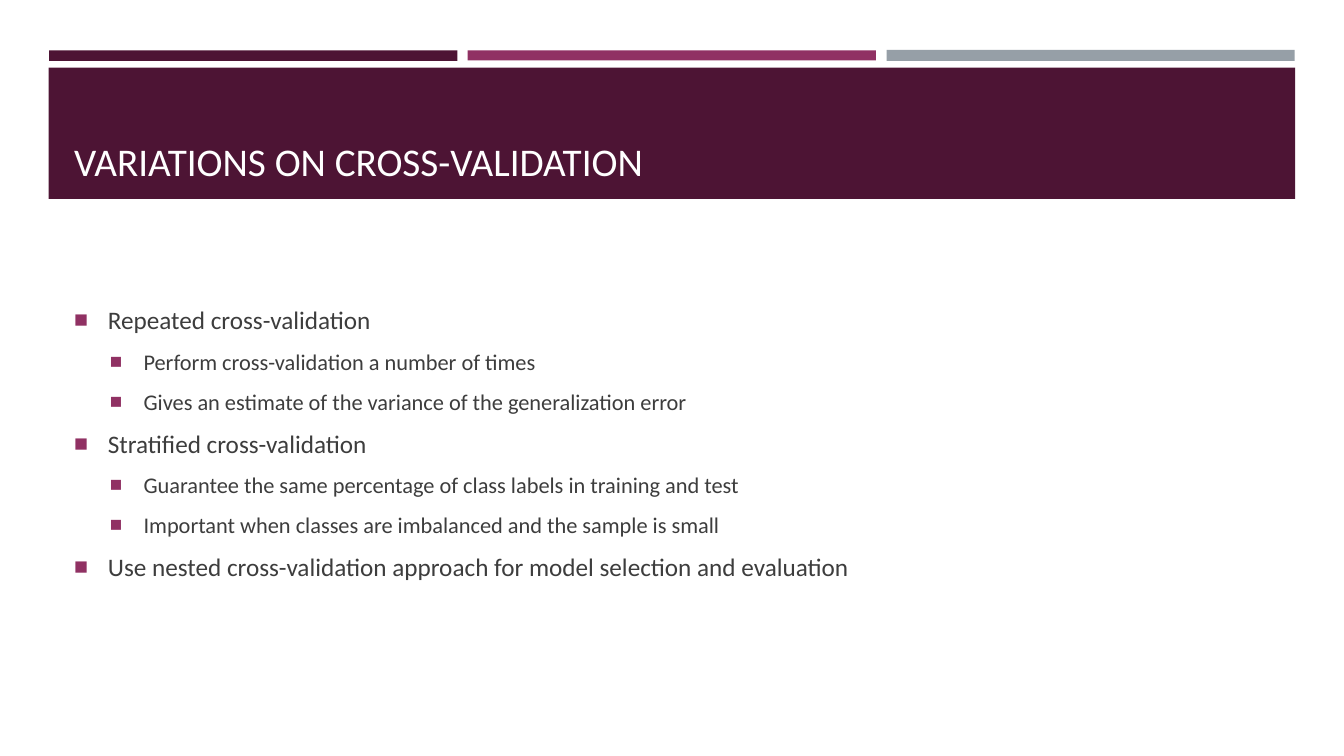
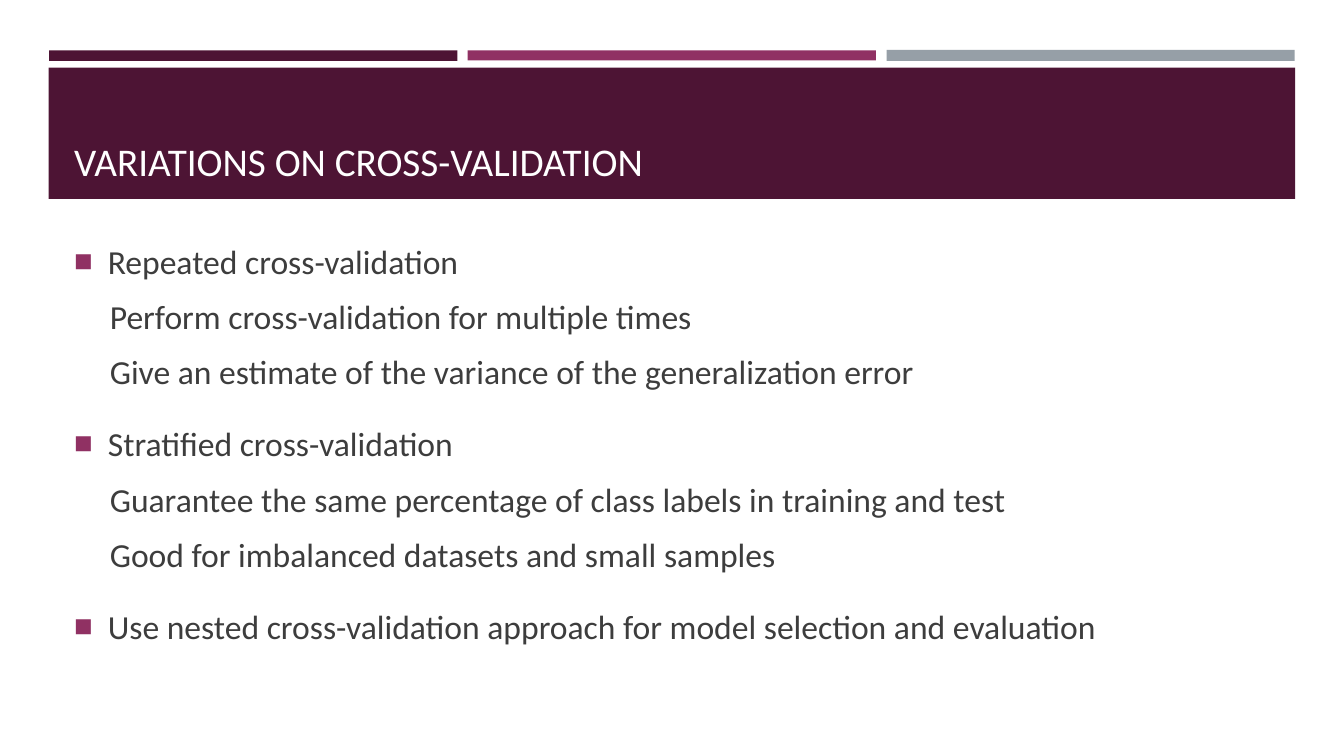
Before and after one commit to BeiyuLinCS/beiyulin.github.io, a slide deck: slide 16 of teach/fall_21/slides/ds_12.pptx (slide 15 before the commit). Drawn at 1344x756 pixels with LibreOffice and Linux fonts; fonts in the diff are those of the drawing. Boxes give left, top, right and bottom in pixels: in the first picture for what was removed or moved away, otherwise in the second. Text is boxed around its words. In the diff, an @@ line names an element or a change of style, - is before the commit and + after.

```diff
--- a/teach/fall_21/slides/ds_12.pptx
+++ b/teach/fall_21/slides/ds_12.pptx
@@ text at <box>108,250,1096,645</box>: size 18 to 24 pt in "Repeated cross-validation", "Stratified cross-validation", "Use nested cross-validation approach for model selection ..."; size 16 to 24 pt in "Guarantee the same percentage of class labels ..."; more space between paragraphs; bullet ■ to none @@
@@ text at <box>110,305,913,390</box>: text changed; size 16 to 24 pt @@
-  ■ Perform cross-validation a number of times
-  ■ Gives an estimate of the variance of the generalization error
+  Perform cross-validation for multiple times
+  Give an estimate of the variance of the generalization error
@@ text at <box>110,543,775,573</box>: text changed; size 16 to 24 pt @@
-  ■ Important when classes are imbalanced and the sample is small
+  Good for imbalanced datasets and small samples
```
Also in this commit, not shown: 12 other slides changed, 1 slide added, 8 other files.
